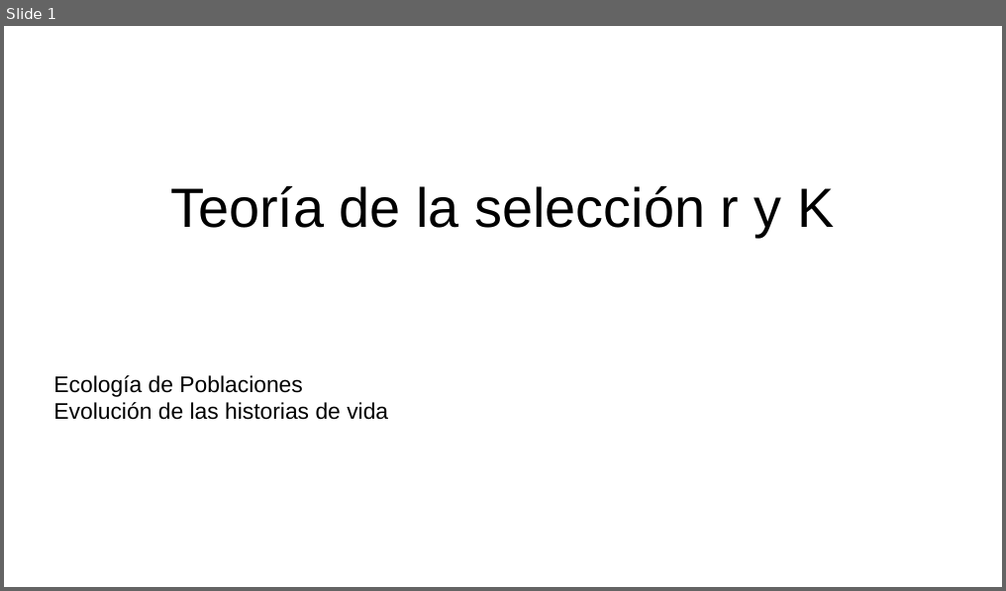
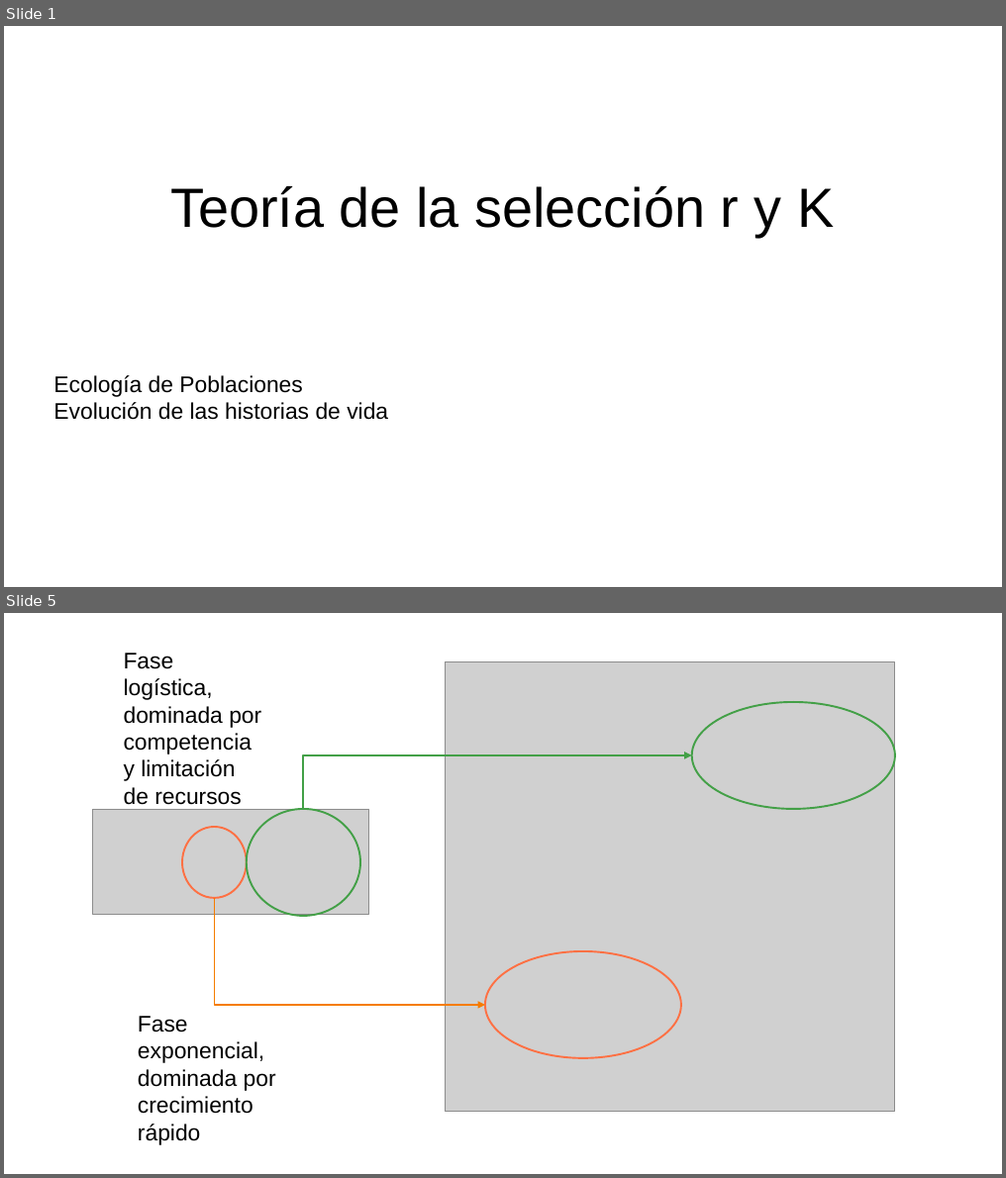
Before and after one commit to gerardommc/Ecologia-poblaciones, a slide deck: Unidad-3/Seleccion-r-K.odp. Shown one above the other, each under a label of ours: slide 1 before the commit, slides 1 and 5 after it; the slides between them are not shown. The pictures are 1006x591 and 1006x1178 pixels, drawn with LibreOffice and Linux fonts; fonts in the diff are those of the drawing; grey boxes stand for pictures. Boxes give left, top, right and bottom in pixels: in the first picture for what was removed or moved away, otherwise in the second. Text is boxed around its words. In the diff, an @@ line names an element or a change of style, - is before the commit and + after.

```diff
--- a/Unidad-3/Seleccion-r-K.odp
+++ b/Unidad-3/Seleccion-r-K.odp
@@ slide 5 added at (4, 613, 1002, 1174), background #FFFFFF @@
@@ text added at (124, 653, 261, 810), 18 pt, text #000000 @@
+Fase logística, dominada por competencia y limitación de recursos
@@ picture added at (445, 662, 895, 1112) @@
@@ ellipse added at (692, 702, 895, 809), outline #43A047 1.5 pt @@
@@ elbow arrow added from (304, 809) to (692, 756), #43A047 1.5 pt @@
@@ picture added at (93, 809, 369, 915) @@
@@ ellipse added at (247, 809, 360, 916), outline #43A047 1.5 pt @@
@@ ellipse added at (182, 827, 247, 898), outline #FF7043 1.5 pt @@
@@ elbow arrow added from (214, 898) to (486, 1005), #F57C00 1.5 pt @@
@@ ellipse added at (485, 952, 681, 1059), outline #FF7043 1.5 pt @@
@@ text added at (138, 1016, 276, 1146), 18 pt, text #000000 @@
+Fase exponencial, dominada por crecimiento rápido
```
Also in this commit, not shown: 9 other slides added, 1 slide removed, 15 other files.
